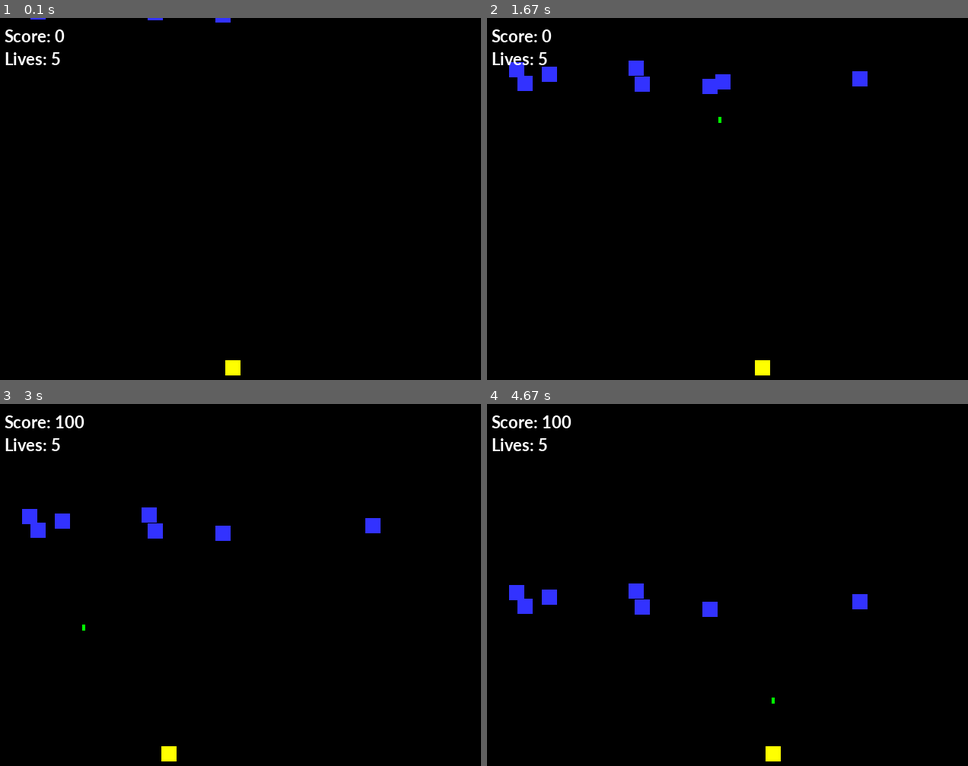
Above: before the commit, frames 1-4 (two rows, left to right).
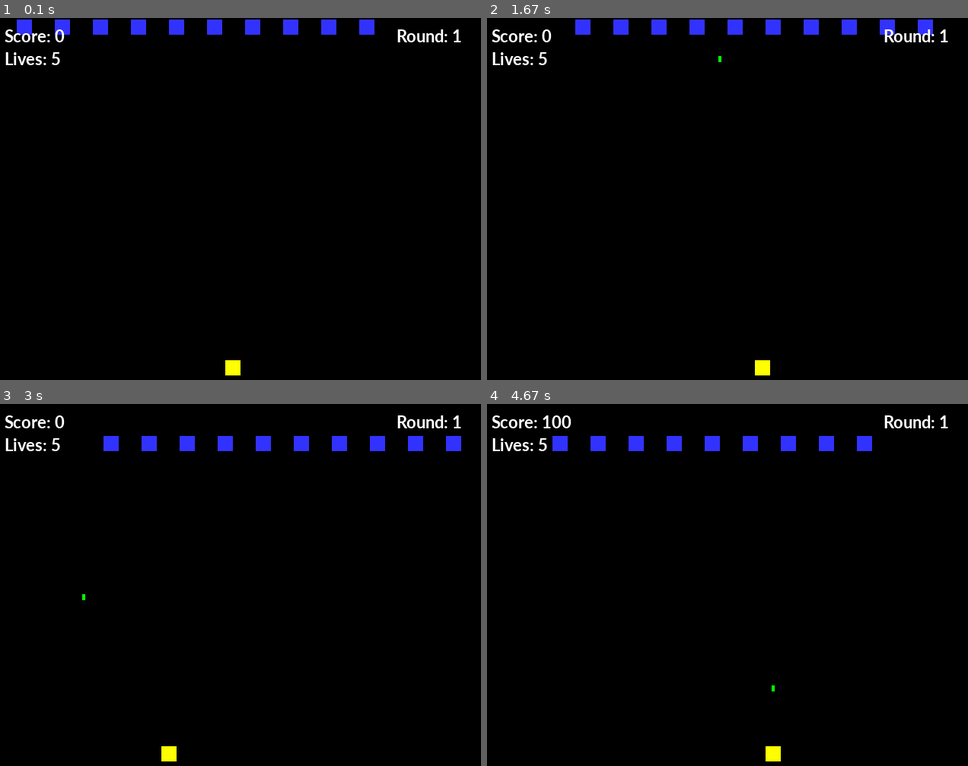
Above: after the commit, the same moments.

Repository: AlickDaSlayer/galvez-classwork
Game: pygame game, started from PyGame/space_invaders.py
Two runs of this game, one before a commit and one after it. Both use one fixed random seed, a clock stepped at 60 frames per second and the inputs below.
Inputs:
- Up to frame 1 (0.1 s): no input
- Up to frame 2 (1.67 s): hold Up 0.33-0.8 s; hold Right 0.83-1.3 s; hold Left from 1.33 s (still down)
- Up to frame 3 (3 s): release Left at 1.87 s; hold Left 1.9-2.3 s; hold Up 2.33-2.7 s; hold Right from 2.73 s (still down)
- Up to frame 4 (4.67 s): release Right at 3.37 s; hold Left 3.4-3.87 s; hold Right 3.9-4.37 s; hold Up from 4.4 s (still down)

The runs differ from the first frame. In frame 1, 1.6% of the frame differs, in the area x 3-96%, y 0-7%; in frame 2, 2.6%; in frame 3, 2.6%, in the area x 4-96%, y 3-63%; in frame 4, 2.4%.

Commit message:
Update space_invaders.py

Diff:
--- a/PyGame/space_invaders.py
+++ b/PyGame/space_invaders.py
@@ -25,22 +25,19 @@
 pygame.display.set_caption("Space Invaders")
 
 class Invaders(pygame.sprite.Sprite):
-    def __init__(self, color, width, height, speed):
+    def __init__(self, x, y, color, width, height, speed):
         super().__init__()
         self.image = pygame.Surface([width,height])
         self.image.fill(color)
         # Set the position of the invader
         self.rect = self.image.get_rect()
-        self.rect.x = random.randrange(0, 600)
-        self.rect.y = random.randrange(-50, -10)
+        self.rect.x = x
+        self.rect.y = y
         self.speed = 1
 
     def update(self):
-        self.rect.y = self.rect.y + self.speed
-        if self.rect.y == 480:
-            self.rect.x = random.randrange(0, 600)
-            self.rect.y = random.randrange(-50, -10)
-            player.lives -= 1
+        self.rect.x = self.rect.x + self.speed
+
     #end procedure
 #end class
 
@@ -80,7 +77,7 @@
         self.y = y
         self.rect.x = self.x
         self.rect.y = self.y
-        self.speed = 4
+        self.speed = 5
 
     def update(self):
         self.rect.y = self.rect.y - self.speed
@@ -91,14 +88,19 @@
 big_font = pygame.font.SysFont('Calibri', 50, True, False)
 
 score = 0
+invader_round = 1
 
 invader_group = pygame.sprite.Group()   # - Create a list of the invader blocks
 bullet_group = pygame.sprite.Group()
 all_sprites_group = pygame.sprite.Group()   # - Create a list of all sprites
 
-number_of_invaders = 8
-for i in range(number_of_invaders):
-    my_invader = Invaders(BLUE, 20, 20, 1)
+
+spawnPositions = [20,70,120,170,220,270,320,370,420,470]
+yCoord = 2
+
+for i in range(len(spawnPositions)): # - First row of invaders
+    xCoord = spawnPositions[i]
+    my_invader = Invaders(xCoord, yCoord, BLUE, 20, 20, 1)
     invader_group.add(my_invader)
     all_sprites_group.add(my_invader)
 
@@ -131,6 +133,16 @@
 
     # -- Game logic goes after this comment
 
+    for my_invader in (invader_group.sprites()):
+        if my_invader.rect.x == 620:
+            for my_invader in (invader_group.sprites()):
+                my_invader.rect.y = my_invader.rect.y + 40
+                my_invader.speed = my_invader.speed * -1
+        if my_invader.rect.x == 0:
+            for my_invader in (invader_group.sprites()):
+                my_invader.rect.y = my_invader.rect.y + 40
+                my_invader.speed = my_invader.speed * -1
+
     player_hit_group = pygame.sprite.spritecollide(player, invader_group, True)
     for x in player_hit_group:
         player.lives = player.lives - 1
@@ -147,15 +159,16 @@
             all_sprites_group.remove(bullet)
 
     if not invader_group:
-        for i in range(number_of_invaders):
-            my_invader = Invaders(BLUE, 20, 20, 1)
+        invader_round += 1
+        for i in range(len(spawnPositions)):
+            xCoord = spawnPositions[i]
+            my_invader = Invaders(xCoord, yCoord, BLUE, 20, 20, 1)
             invader_group.add(my_invader)
             all_sprites_group.add(my_invader)
 
     all_sprites_group.update()
 
     SCREEN.fill(BLACK)
-
     all_sprites_group.draw(SCREEN)
 
     # - Text on screen
@@ -163,6 +176,8 @@
     SCREEN.blit(label_score, [10, 10])
     label_lives = font.render(f"Lives: {player.lives}", True, WHITE)
     SCREEN.blit(label_lives, [10, 40])
+    label_round = font.render(f"Round: {invader_round}", True, WHITE)
+    SCREEN.blit(label_round, [525, 10])
 
     if player.lives == 0:
         all_sprites_group.empty()
